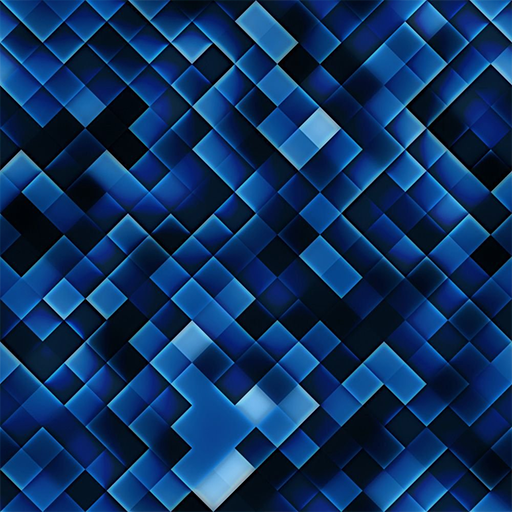
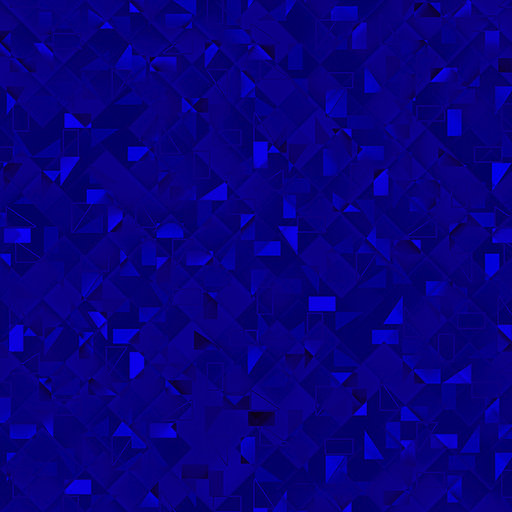
Layer changes from the first 512×512 image to the second:
added layer "Слой 4" (pin light) above "Слой 3" over [left=0, top=0, right=512, bottom=512]
added layer "Слой 3" (exclusion) above "Слой 2" over [left=0, top=0, right=512, bottom=512]
added layer "Слой 2" above "Слой 1" over [left=0, top=0, right=512, bottom=512]
